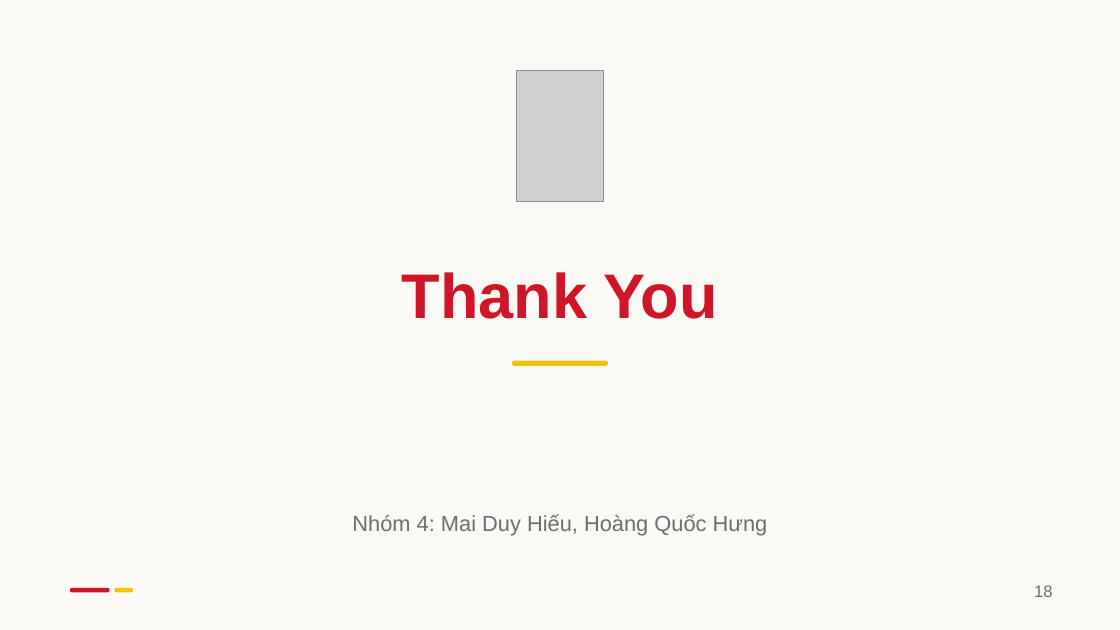
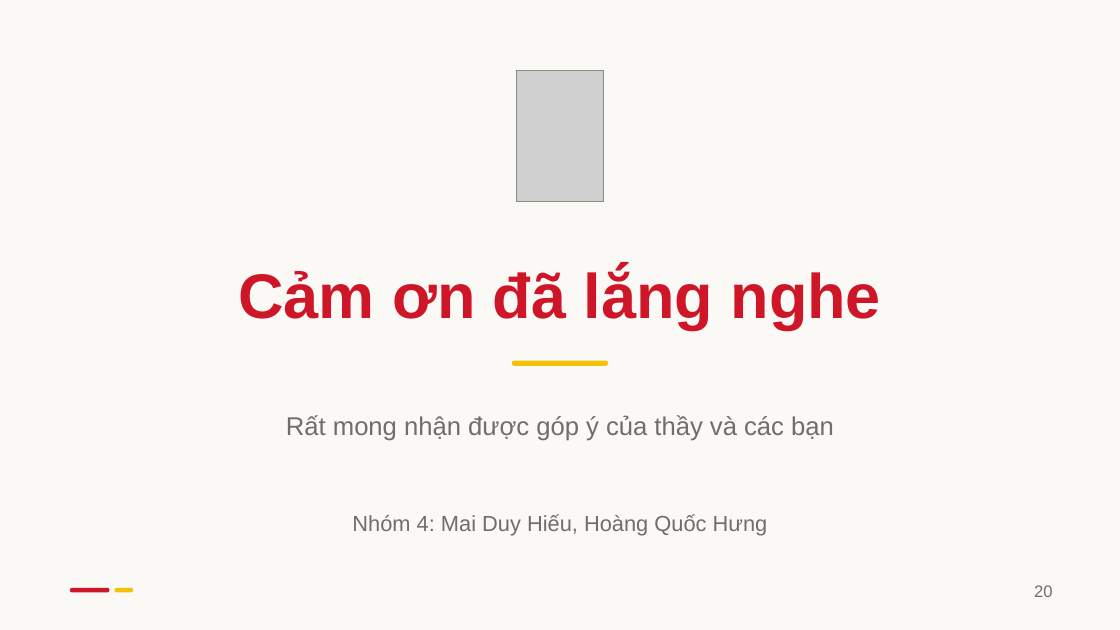
Before and after one commit to kudohieu1209/ET1-DA2, a slide deck: slide 20 of docs/report/slides/DA2_Bao_cao_HUST.pptx (slide 18 before the commit). Drawn at 1120x630 pixels with LibreOffice and Linux fonts; fonts in the diff are those of the drawing; grey boxes stand for pictures. Boxes give left, top, right and bottom in pixels: in the first picture for what was removed or moved away, otherwise in the second. Text is boxed around its words. In the diff, an @@ line names an element or a change of style, - is before the commit and + after.

```diff
--- a/docs/report/slides/DA2_Bao_cao_HUST.pptx
+++ b/docs/report/slides/DA2_Bao_cao_HUST.pptx
@@ text at (238, 269, 881, 330): text changed @@
-Thank You
+Cảm ơn đã lắng nghe
@@ text added at (286, 415, 834, 441), 22 pt, text #716C6D @@
+Rất mong nhận được góp ý của thầy và các bạn
@@ text at (1034, 585, 1053, 597): text changed @@
-18
+20
```
Also in this commit, not shown: 16 other slides changed, 2 slides added, 11 other files.
